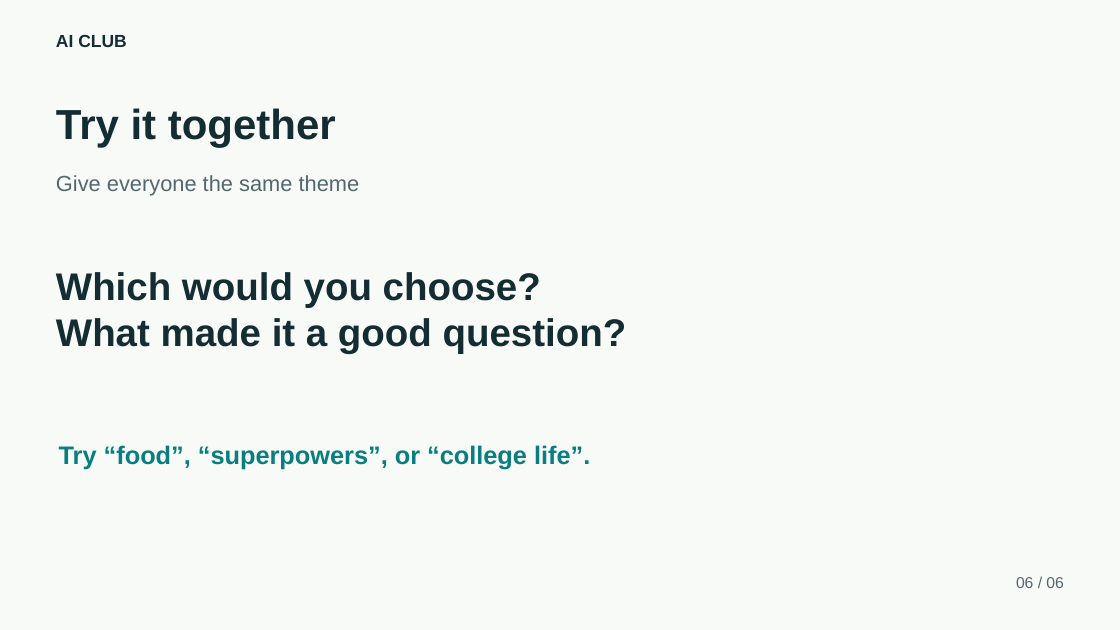
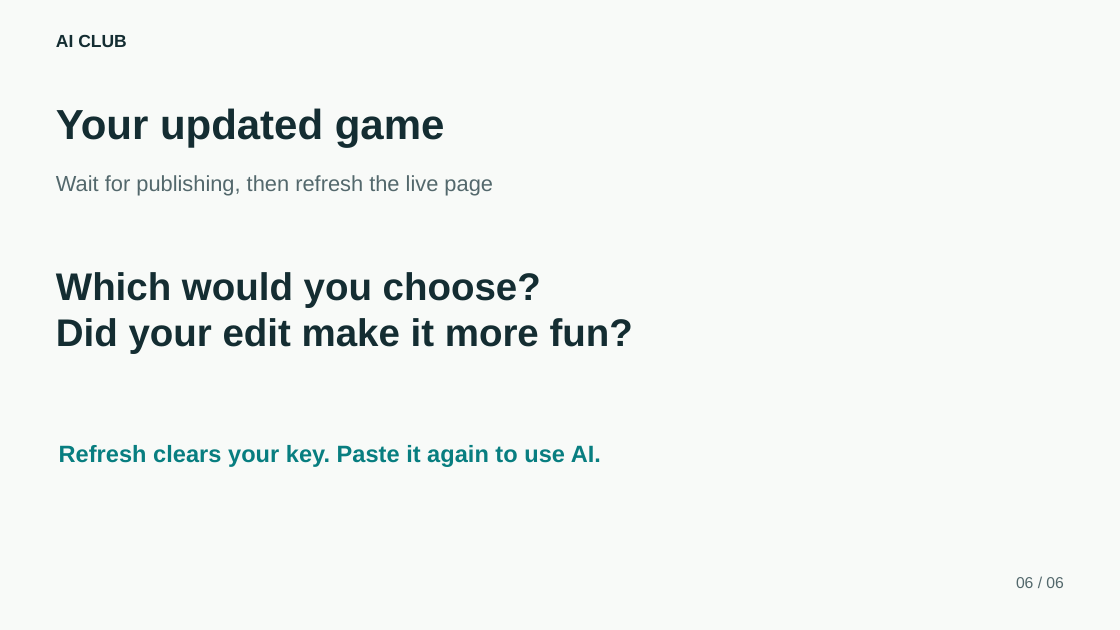
Before and after one commit to Casper3211/Static-Page-Demo, a slide deck: slide 6 of ai-would-you-rather/slides/Would-You-Rather-Workshop.pptx. Drawn at 1120x630 pixels with LibreOffice and Linux fonts; fonts in the diff are those of the drawing. Boxes give left, top, right and bottom in pixels: in the first picture for what was removed or moved away, otherwise in the second. Text is boxed around its words. In the diff, an @@ line names an element or a change of style, - is before the commit and + after.

```diff
--- a/ai-would-you-rather/slides/Would-You-Rather-Workshop.pptx
+++ b/ai-would-you-rather/slides/Would-You-Rather-Workshop.pptx
@@ text at (56,108,445,148): text changed @@
-Try it together
+Your updated game
@@ text at (56,175,493,196): text changed @@
-Give everyone the same theme
+Wait for publishing, then refresh the live page
@@ text at (56,318,633,353): text changed @@
-What made it a good question?
+Did your edit make it more fun?
@@ text at (59,445,601,467): text changed; size 21.8 to 20.2 pt @@
-Try “food”, “superpowers”, or “college life”.
+Refresh clears your key. Paste it again to use AI.
```
Also in this commit, not shown: 4 other slides changed, 1 slide added, 1 slide removed, 8 other files.
